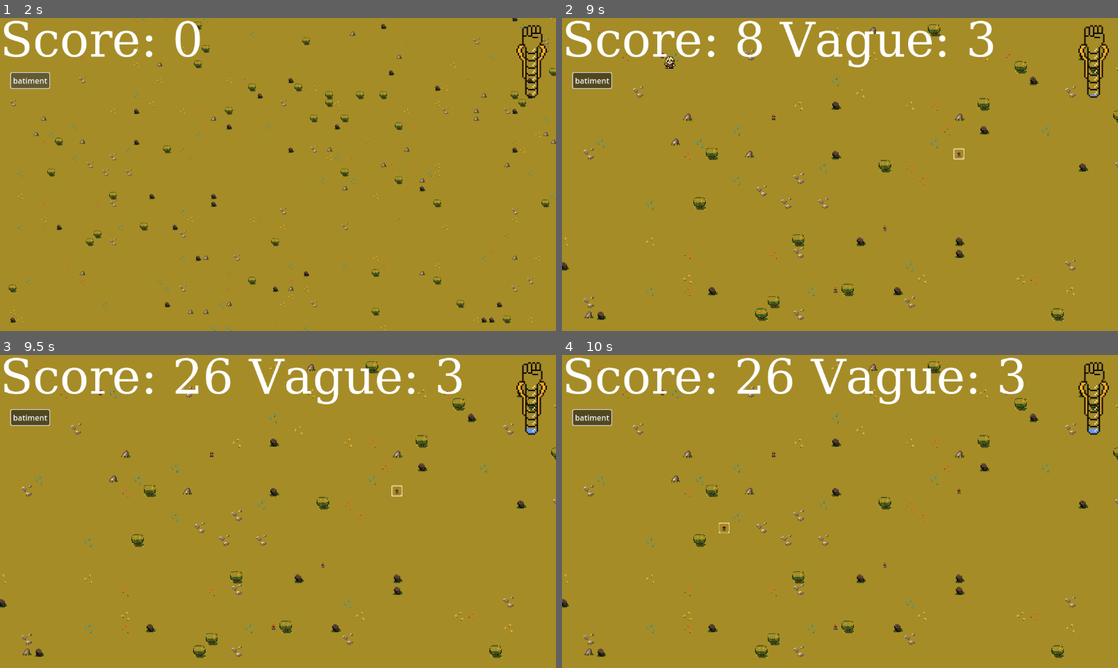
Above: before the commit, frames 1-4 (two rows, left to right).
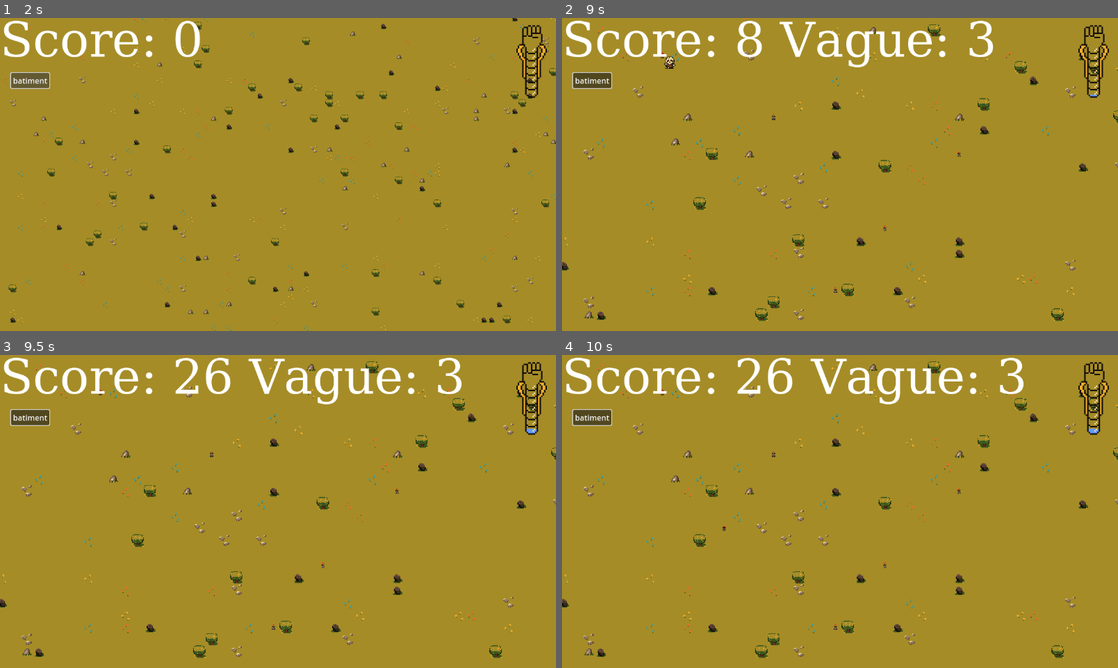
Above: after the commit, the same moments.

Repository: Nuxnuxx/gamejam-2024
Game: Godot game, scene res://main.tscn
The game is run twice, just before and just after one commit, with the same random seed, the same clock (stepped at 60 frames per second) and the same inputs.
Inputs (mouse positions are in pixels of both pictures, inside the frame that each line leads up to):
- Up to frame 1 (2 s): click "batiment" at 0.5 s; click "batiment" at 1.25 s
- Up to frame 2 (9 s): click "batiment" at 2 s; tap Enter at 2.75, 4.25, 7.25 s; move the mouse to (962, 158) at 2.77 s; click (962, 158) at 2.85 s; tap Space at 3.5, 5, 8 s; move the mouse to (728, 190) at 3.52 s; click (728, 190) at 3.6 s; move the mouse to (895, 105) at 4.27 s; hold Mouse wheel down (unzoom) 4.28-5.03 s; click (895, 105) at 4.55 s; move the mouse to (812, 237) at 5.02 s; tap Mouse wheel up (zoom) at 5.1, 8.1 s; click (812, 237) at 5.3 s; move the mouse to (1006, 221) at 5.77 s; click (1006, 221) at 5.85 s; move the mouse to (673, 127) at 6.52 s; click (673, 127) at 6.6 s; move the mouse to (867, 174) at 7.27 s; hold Mouse wheel down (unzoom) 7.28-8.03 s; click (867, 174) at 7.55 s; move the mouse to (756, 96) at 8.02 s; click (756, 96) at 8.3 s; move the mouse to (962, 158) at 8.77 s; click (962, 158) at 8.85 s
- Up to frame 3 (9.5 s): no input
- Up to frame 4 (10 s): move the mouse to (728, 527) at 9.52 s; click (728, 527) at 9.6 s

Frame 1 is identical in both runs. In frame 2, less than 0.1% of the frame differs, in the area x 70-73%, y 41-46%; in frame 3, less than 0.1%; in frame 4, less than 0.1%.

Commit message:
feat: can not place on tower already there

Diff:
--- a/Map/TileMap.gd
+++ b/Map/TileMap.gd
@@ -4,8 +4,6 @@
 var Tab_tiles = {}
 var can_place_building_custom_data = "can_place_building"
 var tile_data
-var can_place_building
-var can_place_building_because_already_here
 var tile
 var building_is_selected = false
 var hover_objects
@@ -26,7 +24,6 @@
 	tile = local_to_map(get_global_mouse_position())
 	hover_objects = to_global(map_to_local(tile))
 	tile_data = tile_map.get_cell_tile_data(0, tile)
-	can_place_building = tile_map.get_cell_tile_data(1, tile)
 	if tile_data :
 		for x in GridSize:
 			for y in GridSize:
@@ -36,10 +33,12 @@
 
 func _input(_event):
 	if Input.is_action_just_pressed("click") && building_is_selected:
-		var tile_pos : Vector2i = local_to_map(get_global_mouse_position())
+		var can_place_building = tile_map.get_cell_tile_data(1, tile)
+		var can_place_building_because_already_here = tile_map.get_cell_tile_data(3, tile)
 		if tile_data:
-			if can_place_building == null:
-				place_building(to_global(map_to_local(tile_pos)))
+			if can_place_building == null && can_place_building_because_already_here == null:
+				place_building(to_global(map_to_local(tile)))
+				set_cell(3, tile, 0, Vector2(0,1), 0)
 			else:
 				print("can't place")
 		else:
--- a/main.tscn
+++ b/main.tscn
@@ -125,6 +125,7 @@
 layer_0/tile_data = PackedInt32Array(589856, 0, 1, 589855, 0, 1, 655390, 0, 1, 655389, 0, 1, 720924, 0, 1, 720923, 0, 1 …(73211 unchanged characters)…
 layer_1/tile_data = PackedInt32Array(-393221, 0, 0, 524283, 0, 0, -524291, 0, 0, 2949121, 0, 0, 1966083, 0, 0, 983048,  …(7282 unchanged characters)…
 layer_2/tile_data = PackedInt32Array()
+layer_3/tile_data = PackedInt32Array()
 script = ExtResource("5_aep1n")
 
 [node name="batiments" type="Node" parent="."]
